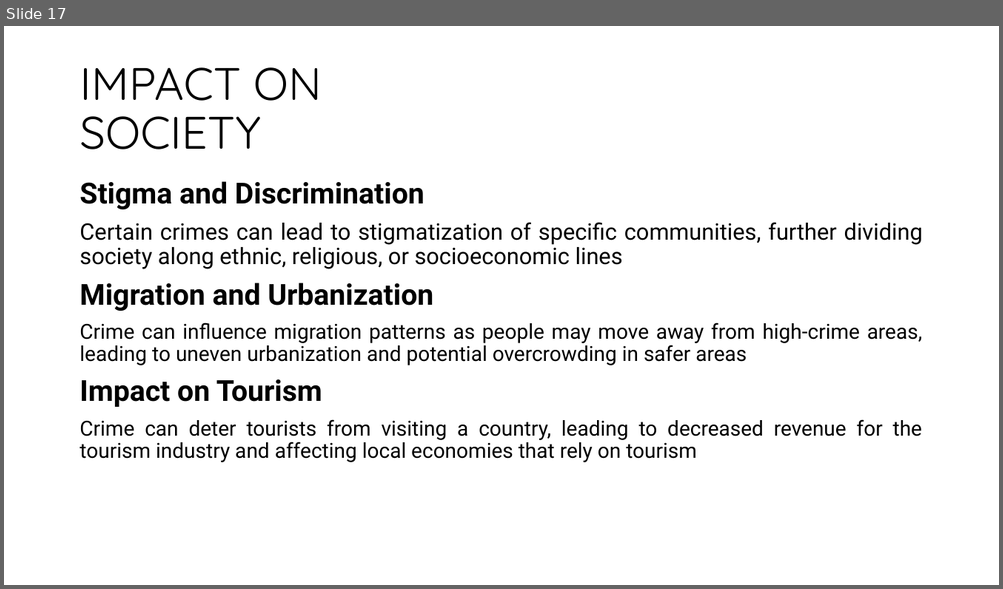
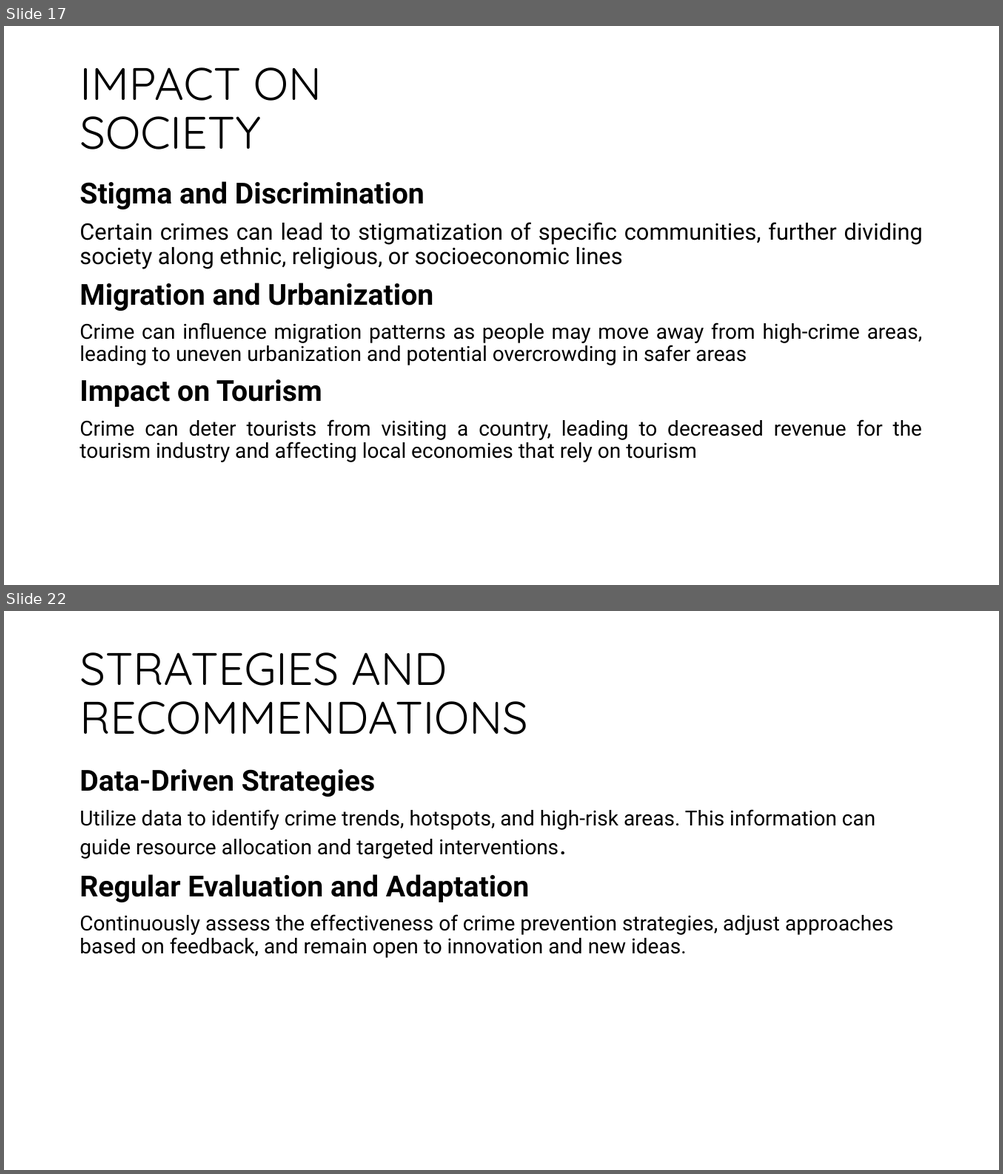
Before and after one commit to Tishat2247019/SUMMER-22-23, a slide deck: BGS/FINAL PRESENTATION/CRIME IN DHAKA CITY.pptx. Shown one above the other, each under a label of ours: slide 17 before the commit, slides 17 and 22 after it; the slides between them are not shown. The pictures are 1003x589 and 1003x1174 pixels, drawn with LibreOffice and Linux fonts; fonts in the diff are those of the drawing. Boxes give left, top, right and bottom in pixels: in the first picture for what was removed or moved away, otherwise in the second. Text is boxed around its words. In the diff, an @@ line names an element or a change of style, - is before the commit and + after.

Commit message:
added strategies and recomm.

```diff
--- a/BGS/FINAL PRESENTATION/CRIME IN DHAKA CITY.pptx
+++ b/BGS/FINAL PRESENTATION/CRIME IN DHAKA CITY.pptx
@@ slide 22 added at box(4, 611, 999, 1170), background #FFFFFF @@
@@ title added at box(79, 652, 527, 735), 44 pt, text #000000 @@
+STRATEGIES AND RECOMMENDATIONS
@@ text added at box(79, 769, 893, 958), 20 pt, text #000000 @@
+Data-Driven Strategies
+Utilize data to identify crime trends, hotspots, and high-risk areas. This information can guide resource allocation and targeted interventions.
+Regular Evaluation and Adaptation
+Continuously assess the effectiveness of crime prevention strategies, adjust approaches based on feedback, and remain open to innovation and new ideas.
```
Also in this commit, not shown: 4 other slides added.
